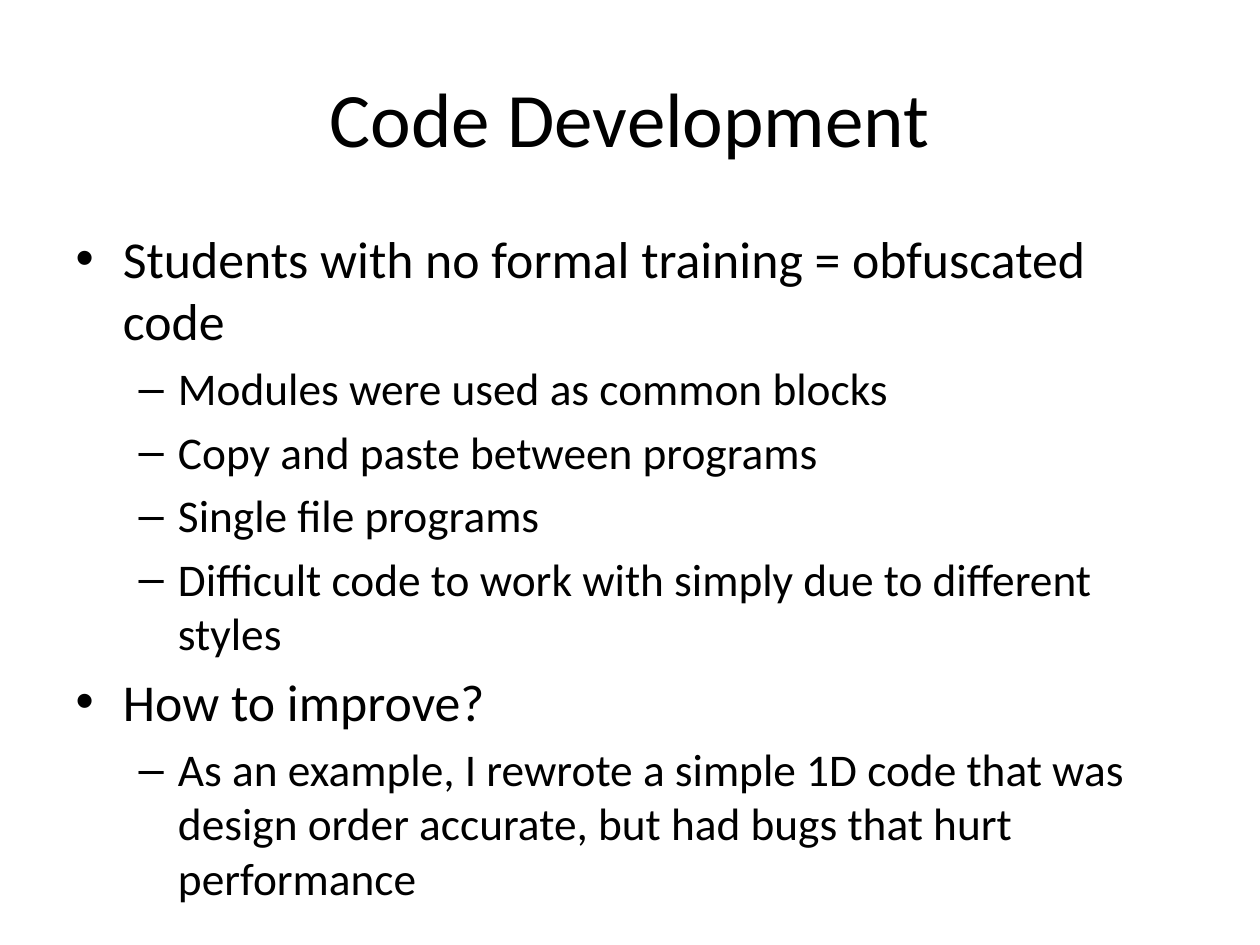
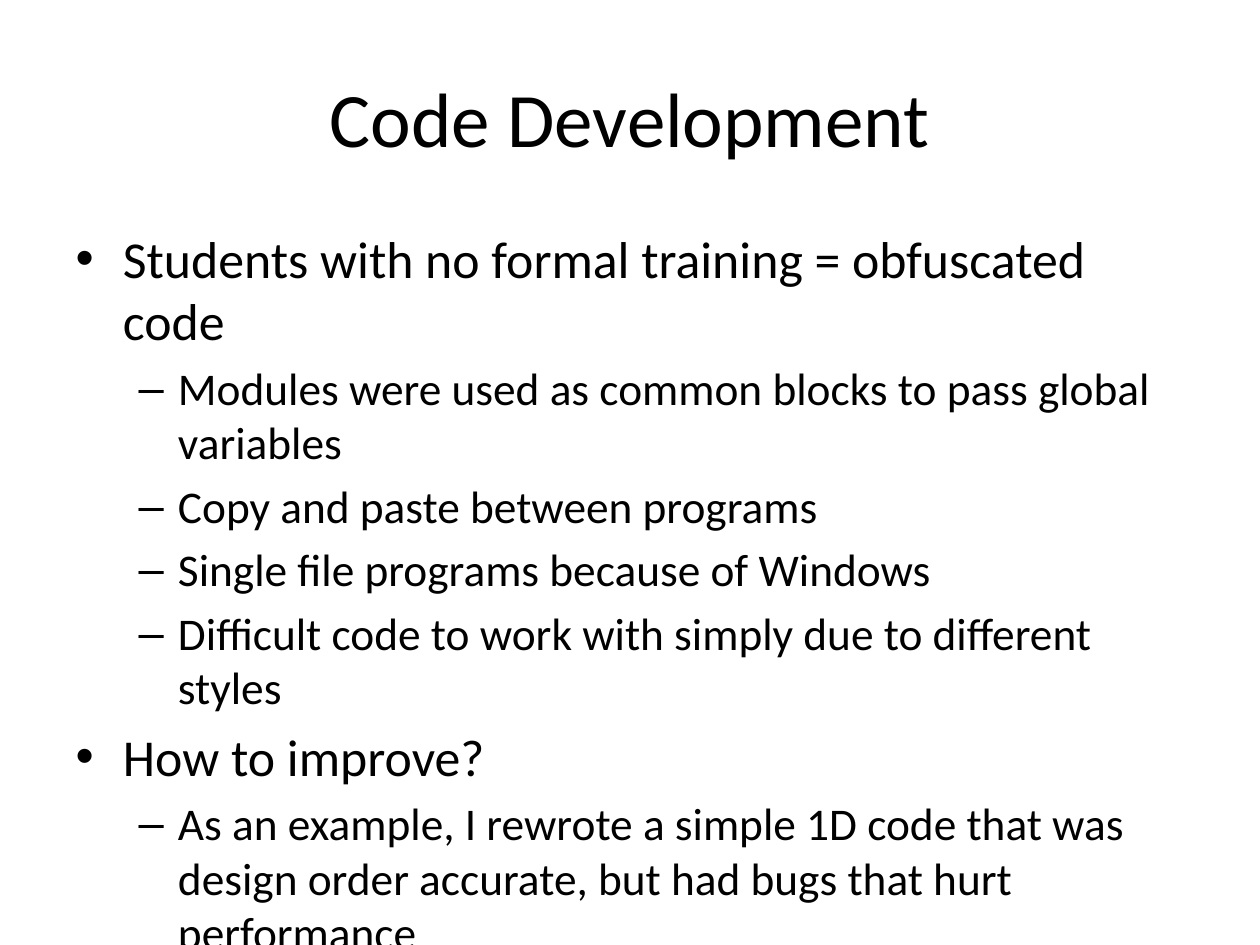
Before and after one commit to jderlaga/Presentations, a slide deck: slide 17 of June_Overview.pptx (slide 15 before the commit). Drawn at 1260x945 pixels with LibreOffice and Linux fonts; fonts in the diff are those of the drawing. Boxes give left, top, right and bottom in pixels: in the first picture for what was removed or moved away, otherwise in the second. Text is boxed around its words. In the diff, an @@ line names an element or a change of style, - is before the commit and + after.

```diff
--- a/June_Overview.pptx
+++ b/June_Overview.pptx
@@ text at [178, 373, 1149, 460]: text changed @@
-  – Modules were used as common blocks
+  – Modules were used as common blocks to pass global variables
@@ text at [178, 554, 931, 594]: text changed @@
-  – Single file programs
+  – Single file programs because of Windows
```
Also in this commit, not shown: 11 other slides changed, 2 slides added.
